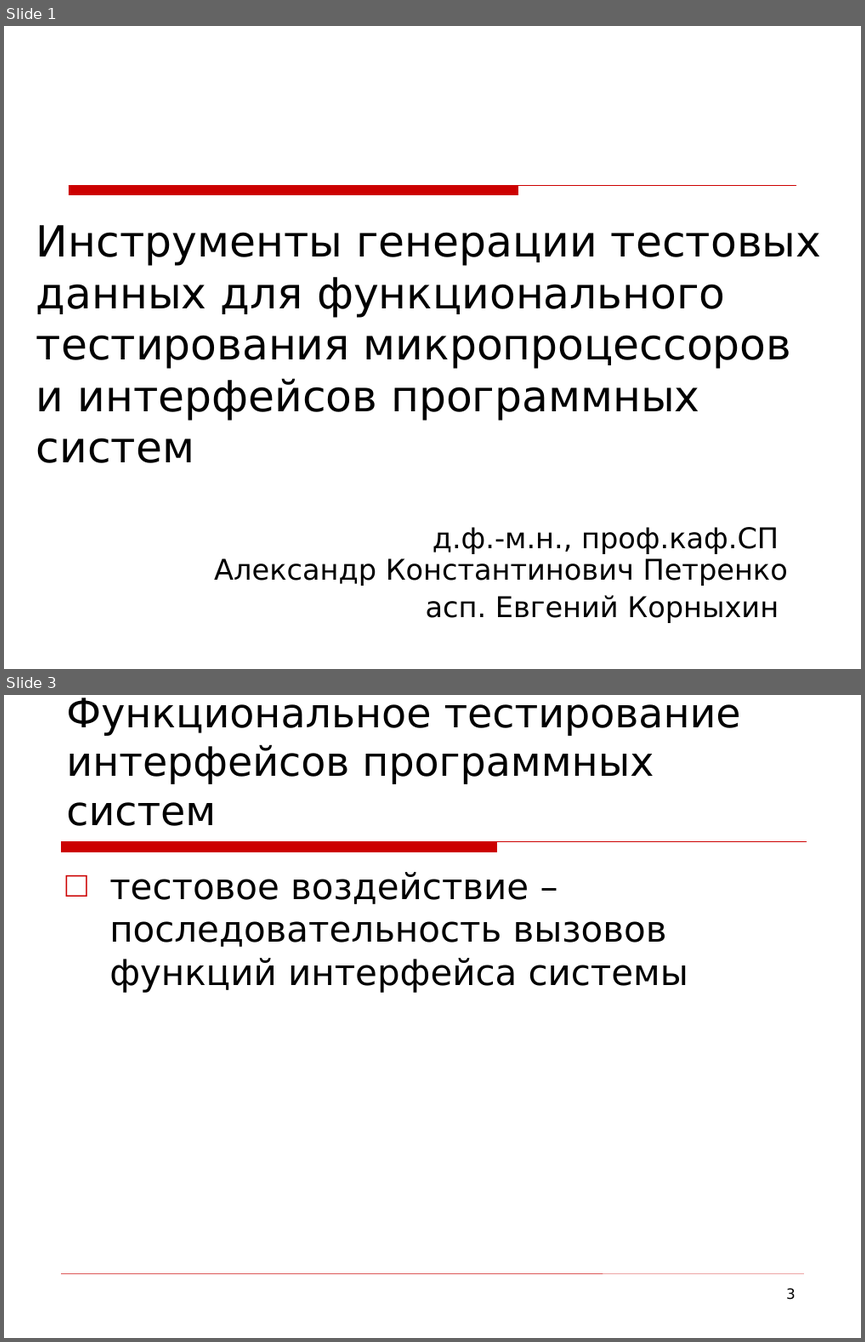
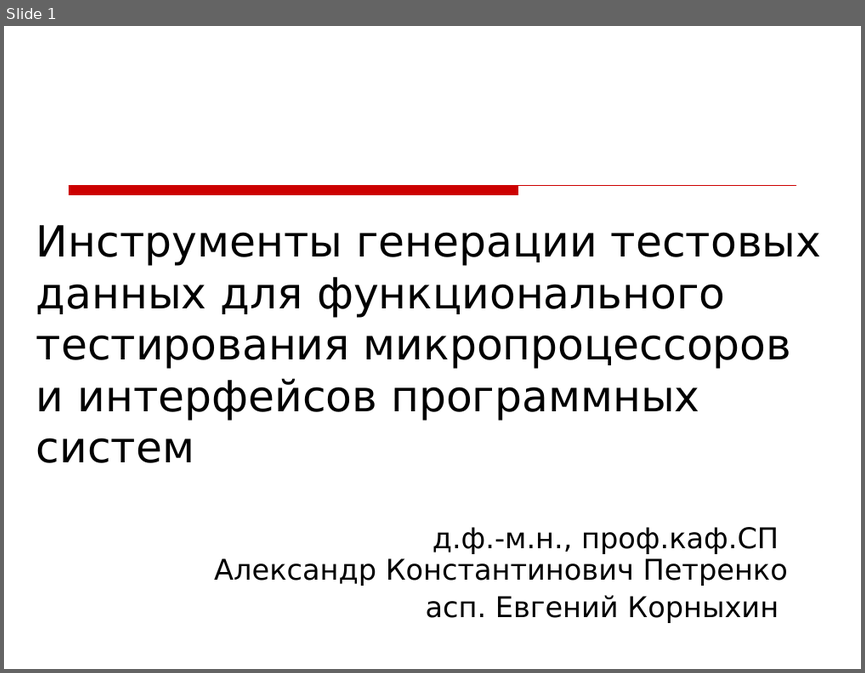
Before and after one commit to kornevgen/tesla-project, a slide deck: papers/unpublished/Tihonov09/tikh-slides.ppt. Shown one above the other, each under a label of ours: slides 1 and 3 before the commit, slide 1 after it; the slides between them are not shown. The pictures are 865x1342 and 865x673 pixels, drawn with LibreOffice and Linux fonts; fonts in the diff are those of the drawing; background and template pictures are left out. Boxes give left, top, right and bottom in pixels: in the first picture for what was removed or moved away, otherwise in the second. Text is boxed around its words. In the diff, an @@ line names an element or a change of style, - is before the commit and + after.

```diff
--- a/papers/unpublished/Tihonov09/tikh-slides.ppt
+++ b/papers/unpublished/Tihonov09/tikh-slides.ppt
@@ slide 3 removed at box(4, 695, 861, 1338), background picture (left out) @@
@@ title removed at box(66, 698, 741, 826) @@
-Функциональное тестирование интерфейсов программных систем
@@ freeform shape removed at box(62, 841, 806, 851) @@
@@ text removed at box(109, 872, 688, 993) @@
-□ тестовое воздействие – последовательность вызовов функций интерфейса системы
@@ line removed from (62, 1273) to (803, 1273) @@
@@ page number removed at box(786, 1287, 795, 1299) @@
-3
```
Also in this commit, not shown: 4 slides changed, 12 slides added, 3 other slides removed.
